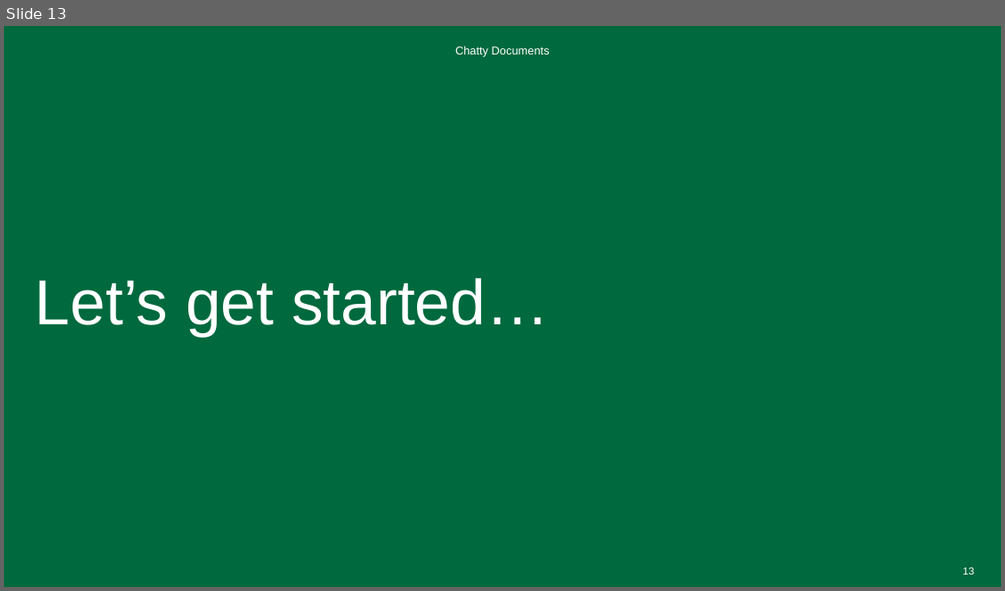
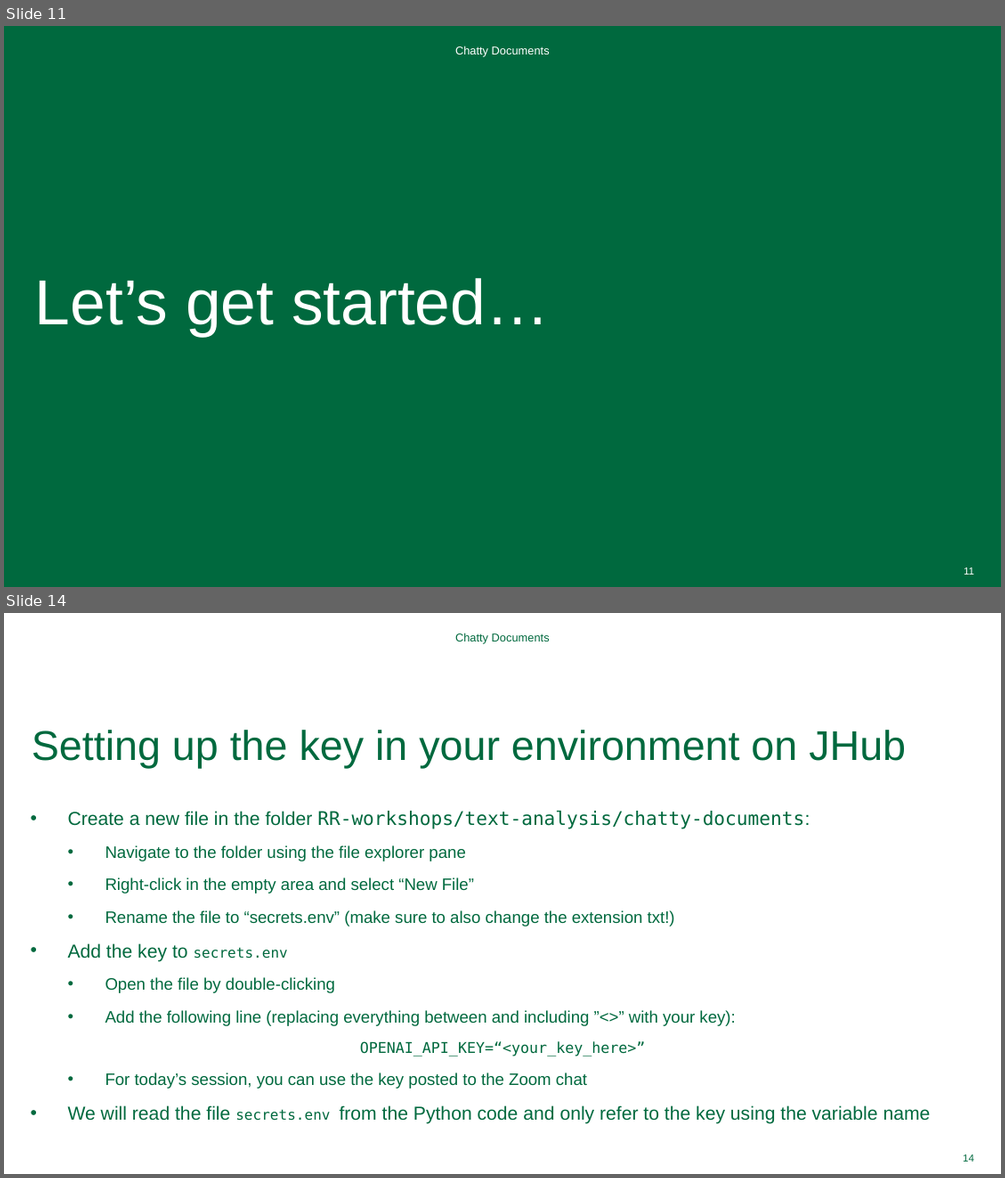
Before and after one commit to Dartmouth-Libraries/chatty-documents, a slide deck: ppt/chatty-documents.pptx. Shown one above the other, each under a label of ours: slide 13 before the commit, slides 11 and 14 after it; the slides between them are not shown. The pictures are 1005x591 and 1005x1178 pixels, drawn with LibreOffice and Linux fonts; fonts in the diff are those of the drawing; background and template pictures are left out. Boxes give left, top, right and bottom in pixels: in the first picture for what was removed or moved away, otherwise in the second. Text is boxed around its words. In the diff, an @@ line names an element or a change of style, - is before the commit and + after.

```diff
--- a/ppt/chatty-documents.pptx
+++ b/ppt/chatty-documents.pptx
@@ slide 14 added at box(4, 613, 1001, 1174), background #FFFFFF @@
@@ text added at box(455, 633, 550, 643), 11 pt, text #00693E @@
+Chatty Documents
@@ title added at box(32, 730, 906, 769), 40 pt, text #00693E @@
+Setting up the key in your environment on JHub
@@ text added at box(68, 811, 930, 1124), 16 pt, text #00693E @@
+• Create a new file in the folder RR-workshops/text-analysis/chatty-documents:
+  • Navigate to the folder using the file explorer pane
+  • Right-click in the empty area and select “New File”
+  • Rename the file to “secrets.env” (make sure to also change the extension txt!)
+• Add the key to secrets.env
+  • Open the file by double-clicking
+  • Add the following line (replacing everything between and including ”<>” with your key):
+    OPENAI_API_KEY=“<your_key_here>”
+  • For today’s session, you can use the key posted to the Zoom chat
+• We will read the file secrets.env from the Python code and only refer to the key using the variable name
@@ page number added at box(963, 1154, 974, 1161), 9.8 pt, text #00693E @@
+14
@@ what was slide 13 is now slide 11 @@
@@ page number at box(963, 567, 974, 574): text changed @@
-13
+11
```
Also in this commit, not shown: 6 slides changed, 3 other slides added, 4 slides removed, 2 other files.
